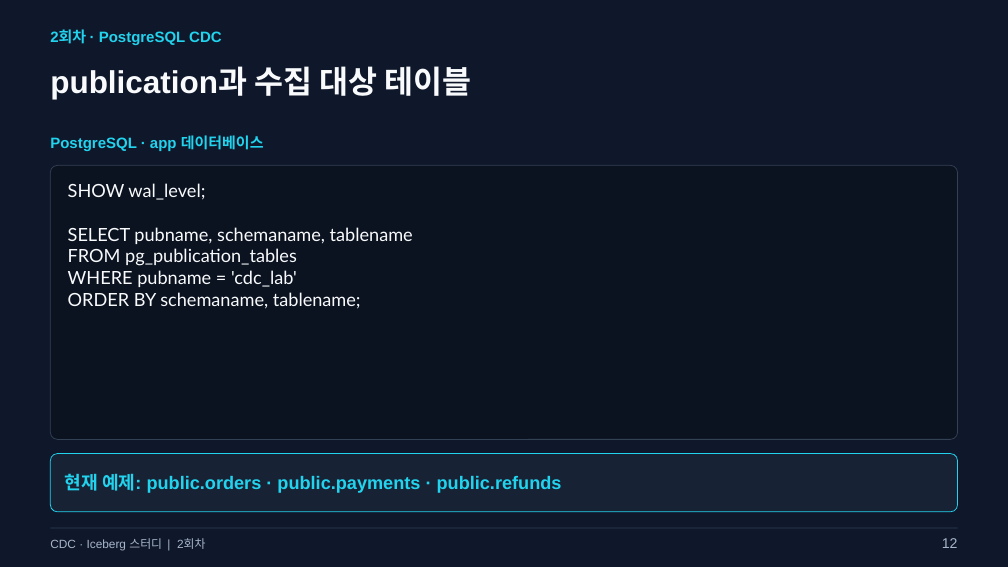
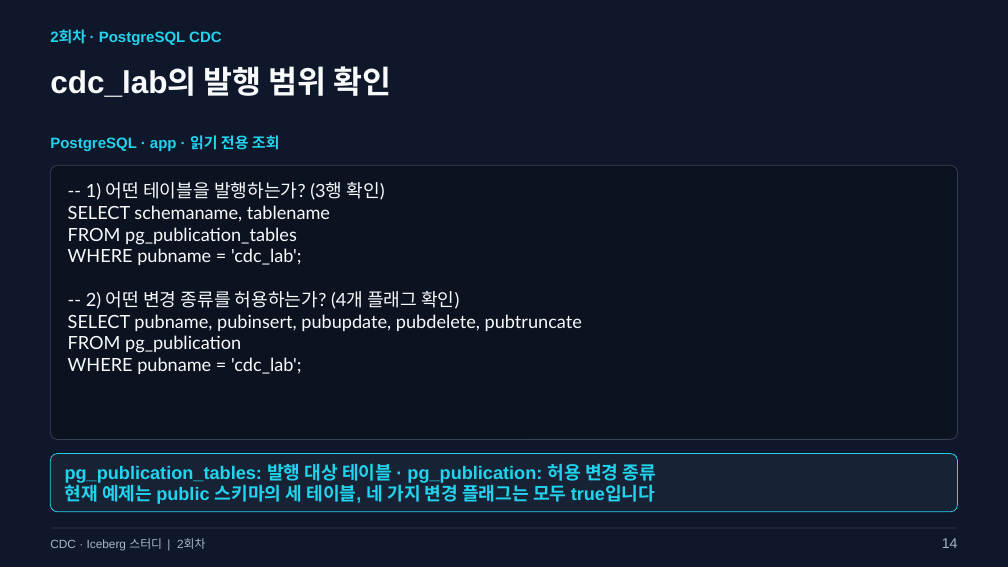
Before and after one commit to kim-dabin/cdc-lakehouse-study, a slide deck: slide 14 of labs/session02/slides/02-session02.pptx (slide 12 before the commit). Drawn at 1008x567 pixels with LibreOffice and Linux fonts; fonts in the diff are those of the drawing. Boxes give left, top, right and bottom in pixels: in the first picture for what was removed or moved away, otherwise in the second. Text is boxed around its words. In the diff, an @@ line names an element or a change of style, - is before the commit and + after.

Commit message:
docs(session02): explain WAL publication and Debezium with Kafka UI walkthrough

```diff
--- a/labs/session02/slides/02-session02.pptx
+++ b/labs/session02/slides/02-session02.pptx
@@ text at [50, 66, 392, 97]: text changed @@
-publication과 수집 대상 테이블
+cdc_lab의 발행 범위 확인
@@ text at [50, 135, 280, 151]: text changed @@
-PostgreSQL · app 데이터베이스
+PostgreSQL · app · 읽기 전용 조회
@@ text at [68, 182, 384, 222]: text changed @@
-SHOW wal_level;
-SELECT pubname, schemaname, tablename
+-- 1) 어떤 테이블을 발행하는가? (3행 확인)
+SELECT schemaname, tablename
@@ text at [68, 248, 582, 374]: text changed @@
-WHERE pubname = 'cdc_lab'
-ORDER BY schemaname, tablename;
+WHERE pubname = 'cdc_lab';
+-- 2) 어떤 변경 종류를 허용하는가? (4개 플래그 확인)
+SELECT pubname, pubinsert, pubupdate, pubdelete, pubtruncate
+FROM pg_publication
+WHERE pubname = 'cdc_lab';
@@ text at [65, 463, 656, 504]: text changed @@
-현재 예제: public.orders · public.payments · public.refunds
+pg_publication_tables: 발행 대상 테이블 · pg_publication: 허용 변경 종류
+현재 예제는 public 스키마의 세 테이블, 네 가지 변경 플래그는 모두 true입니다
@@ text at [942, 538, 958, 548]: text changed @@
-12
+14
```
Also in this commit, not shown: 18 other slides changed, 3 slides added, 3 other files.
